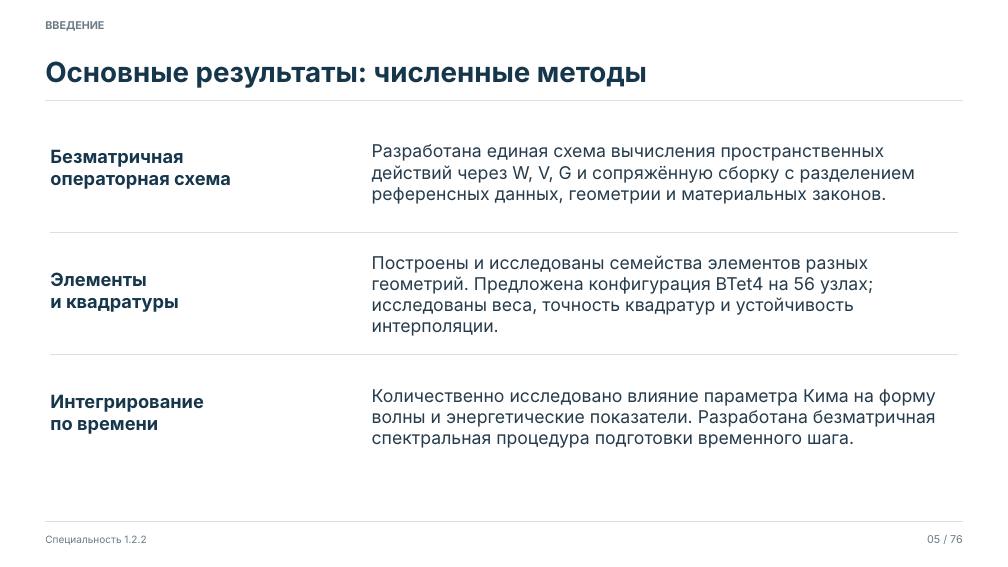
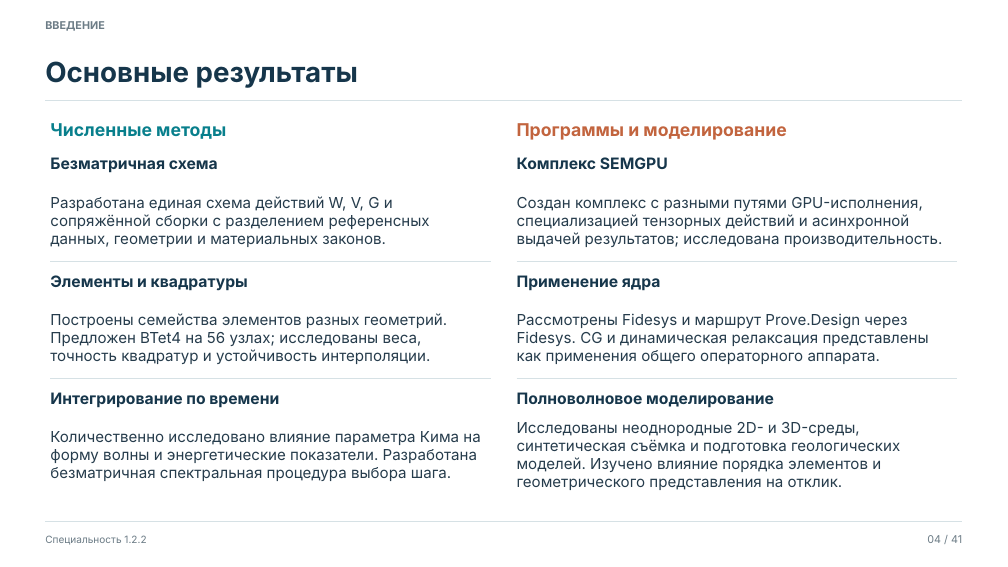
Before and after one commit to yartmihant/Students6Year2026, a slide deck: slide 4 of lesson9/Предзащита.pptx (slide 5 before the commit). Drawn at 1008x567 pixels with LibreOffice and Linux fonts; fonts in the diff are those of the drawing. Boxes give left, top, right and bottom in pixels: in the first picture for what was removed or moved away, otherwise in the second. Text is boxed around its words. In the diff, an @@ line names an element or a change of style, - is before the commit and + after.

```diff
--- a/lesson9/Предзащита.pptx
+++ b/lesson9/Предзащита.pptx
@@ text at [45, 61, 358, 88]: text changed @@
-Основные результаты: численные методы
+Основные результаты
@@ text added at [50, 123, 226, 139], 21 pt, text #087F8C, bold @@
+Численные методы
@@ text added at [517, 123, 786, 140], 21 pt, text #C2643E, bold @@
+Программы и моделирование
@@ text at [50, 157, 218, 173]: text changed; size 21.8 to 18.7 pt @@
-Безматричная
-операторная схема
+Безматричная схема
@@ text added at [517, 157, 668, 169], 18.7 pt, text #16364B, bold @@
+Комплекс SEMGPU
@@ text at [50, 196, 430, 247]: text changed; size 21 to 18 pt @@
-Разработана единая схема вычисления пространственных действий через W, V, G и сопряжённую сборку с разделением референсных данных, геометрии и материальных законов.
+Разработана единая схема действий W, V, G и сопряжённой сборки с разделением референсных данных, геометрии и материальных законов.
@@ text added at [517, 197, 943, 247], 18 pt, text #263C4C @@
+Создан комплекс с разными путями GPU-исполнения, специализацией тензорных действий и асинхронной выдачей результатов; исследована производительность.
@@ freeform shape removed at [50, 232, 957, 232] @@
@@ freeform shape added at [50, 261, 491, 261], outline #D6E1E5 0.75 pt @@
@@ freeform shape added at [516, 261, 957, 261], outline #D6E1E5 0.75 pt @@
@@ text at [50, 275, 248, 291]: text changed; size 21.8 to 18.7 pt @@
-Элементы
-и квадратуры
+Элементы и квадратуры
@@ text added at [517, 275, 661, 291], 18.7 pt, text #16364B, bold @@
+Применение ядра
@@ text at [50, 313, 447, 364]: text changed; size 21 to 18 pt @@
-Построены и исследованы семейства элементов разных геометрий. Предложена конфигурация BTet4 на 56 узлах; исследованы веса, точность квадратур и устойчивость интерполяции.
+Построены семейства элементов разных геометрий. Предложен BTet4 на 56 узлах; исследованы веса, точность квадратур и устойчивость интерполяции.
@@ text added at [517, 313, 929, 364], 18 pt, text #263C4C @@
+Рассмотрены Fidesys и маршрут Prove.Design через Fidesys. CG и динамическая релаксация представлены как применения общего операторного аппарата.
@@ freeform shape removed at [50, 354, 957, 354] @@
@@ freeform shape added at [50, 379, 491, 379], outline #D6E1E5 0.75 pt @@
@@ freeform shape added at [516, 379, 957, 379], outline #D6E1E5 0.75 pt @@
@@ text at [50, 392, 279, 408]: text changed; size 21.8 to 18.7 pt @@
-Интегрирование
-по времени
+Интегрирование по времени
@@ text added at [517, 392, 774, 408], 18.7 pt, text #16364B, bold @@
+Полноволновое моделирование
@@ text at [50, 431, 480, 481]: text changed; size 21 to 18 pt @@
-Количественно исследовано влияние параметра Кима на форму волны и энергетические показатели. Разработана безматричная спектральная процедура подготовки временного шага.
+Количественно исследовано влияние параметра Кима на форму волны и энергетические показатели. Разработана безматричная спектральная процедура выбора шага.
@@ text added at [517, 422, 900, 490], 18 pt, text #263C4C @@
+Исследованы неоднородные 2D- и 3D-среды, синтетическая съёмка и подготовка геологических моделей. Изучено влияние порядка элементов и геометрического представления на отклик.
@@ text at [927, 535, 962, 543]: text changed @@
-05 / 76
+04 / 41
```
Also in this commit, not shown: 14 other slides changed, 26 slides added, 61 slides removed, 22 other files.
